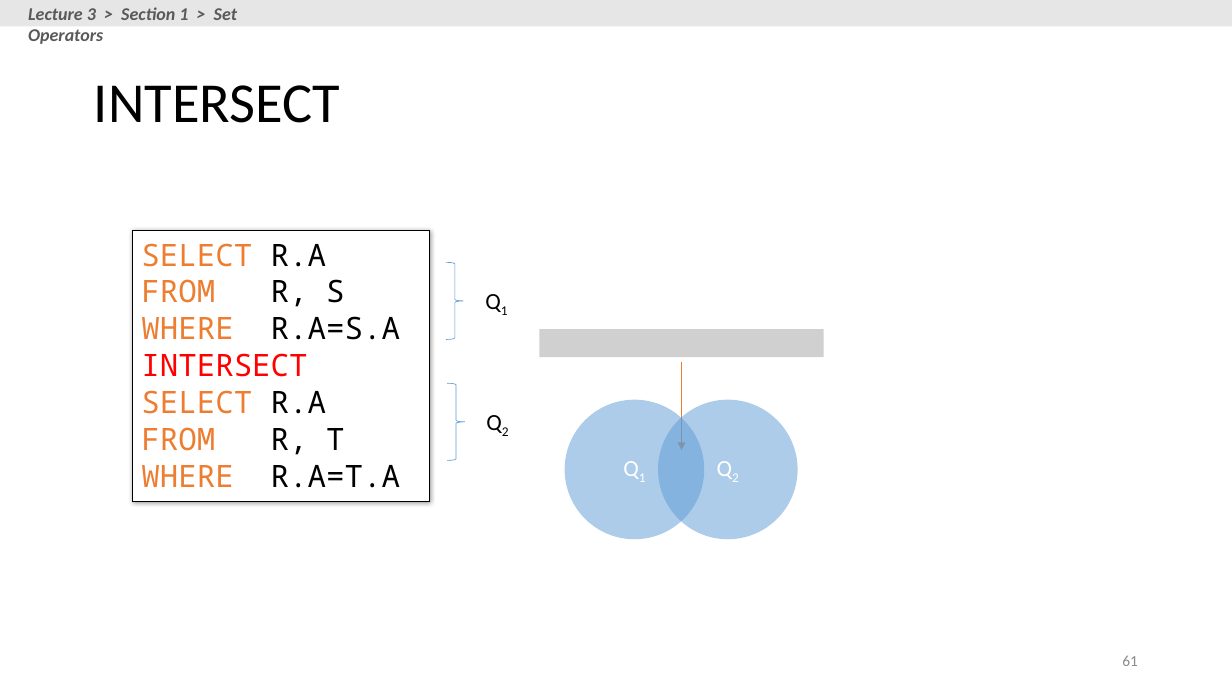
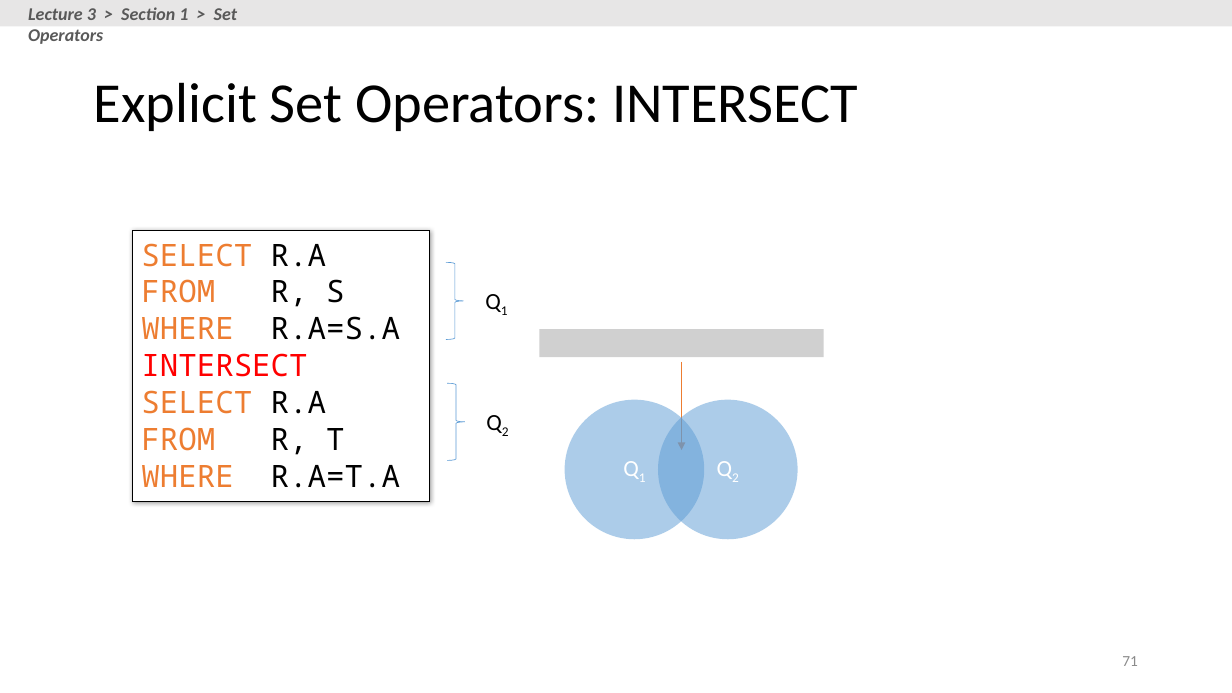
Before and after one commit to XIEQ/cs145-notebooks, a slide deck: slide 71 of lecture-2-3/Lecture_2_3_SQL.pptx (slide 61 before the commit). Drawn at 1232x693 pixels with LibreOffice and Linux fonts; fonts in the diff are those of the drawing; grey boxes stand for pictures. Boxes give left, top, right and bottom in pixels: in the first picture for what was removed or moved away, otherwise in the second. Text is boxed around its words. In the diff, an @@ line names an element or a change of style, - is before the commit and + after.

```diff
--- a/lecture-2-3/Lecture_2_3_SQL.pptx
+++ b/lecture-2-3/Lecture_2_3_SQL.pptx
@@ title at (94, 82, 858, 131): text changed @@
-INTERSECT
+Explicit Set Operators: INTERSECT
@@ page number at (1122, 656, 1138, 666): text changed @@
-61
+71
```
Also in this commit, not shown: 4 other slides changed, 10 slides added, 9 other files.
